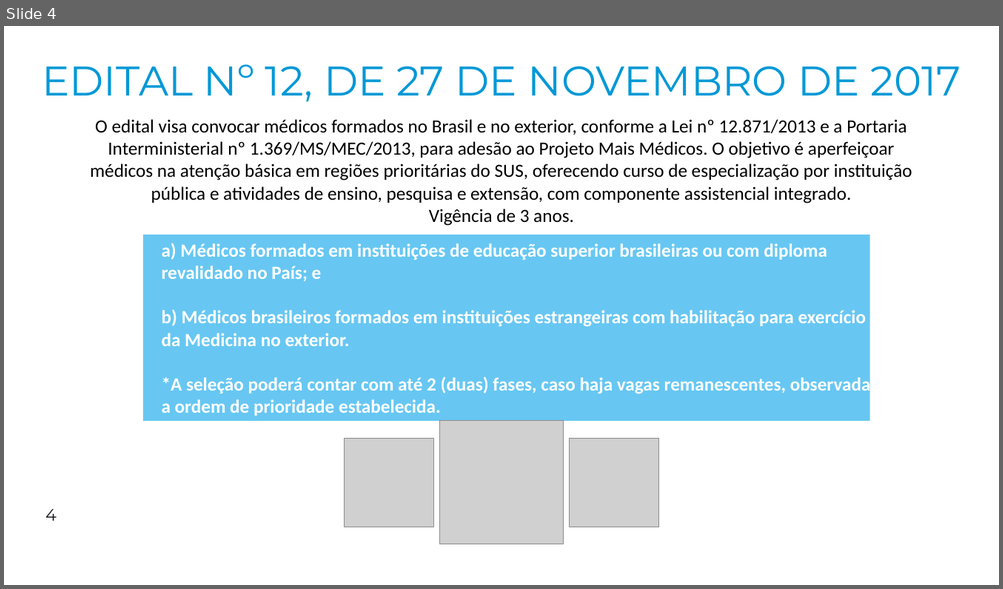
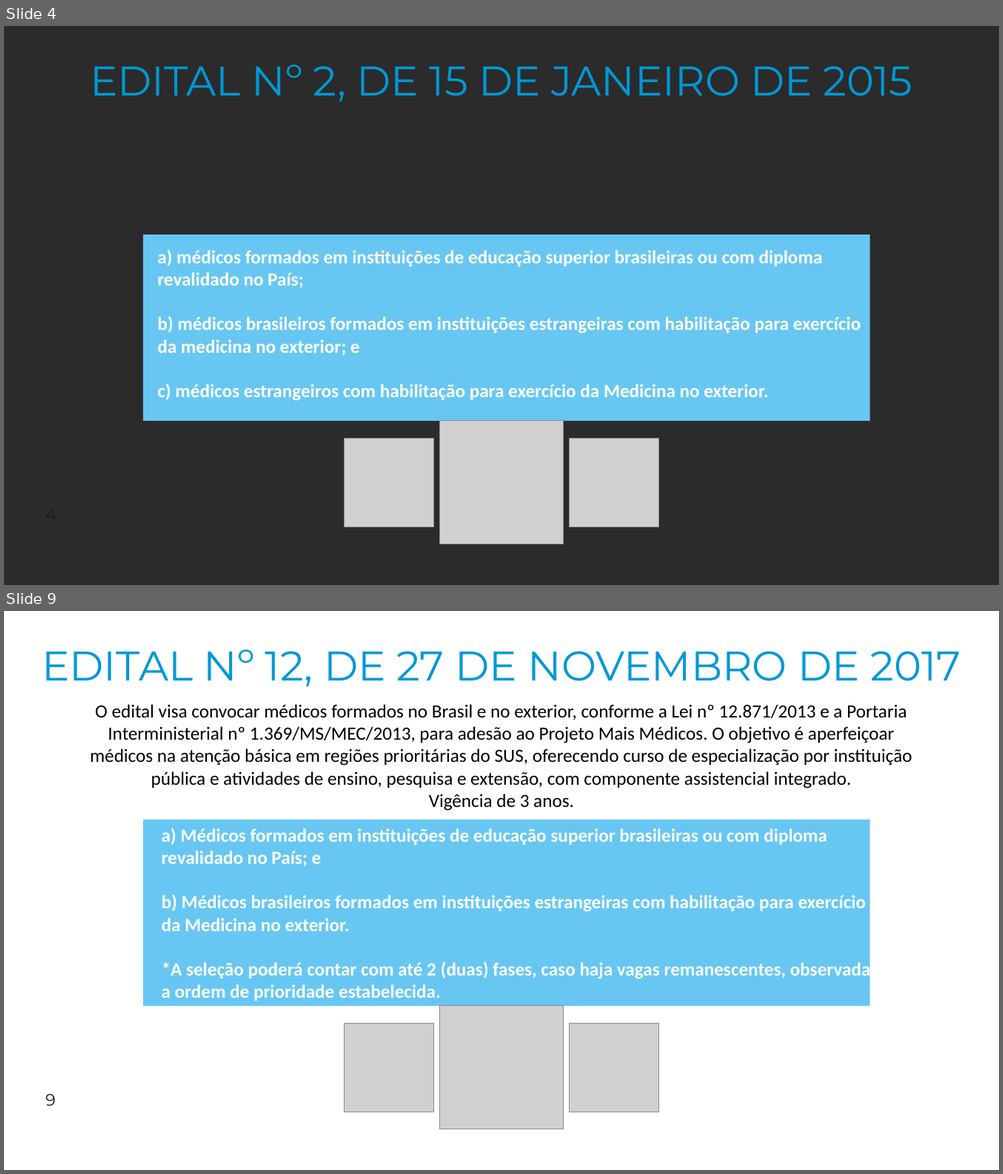
Before and after one commit to 4lefSantos/sa_maismedicos, a slide deck: 01_dados/Programa Mais Médicos.pptx. Shown one above the other, each under a label of ours: slide 4 before the commit, slides 4 and 9 after it; the slides between them are not shown. The pictures are 1003x589 and 1003x1174 pixels, drawn with LibreOffice and Linux fonts; fonts in the diff are those of the drawing; grey boxes stand for pictures; background and template pictures are left out; a plain dark background stands for a picture behind light text. Boxes give left, top, right and bottom in pixels: in the first picture for what was removed or moved away, otherwise in the second. Text is boxed around its words. In the diff, an @@ line names an element or a change of style, - is before the commit and + after.

```diff
--- a/01_dados/Programa Mais Médicos.pptx
+++ b/01_dados/Programa Mais Médicos.pptx
@@ slide 4 added at (4,26,999,585), background picture (left out) @@
@@ title added at (90,64,913,101), 40 pt, text #0098D6 @@
+EDITAL Nº 2, DE 15 DE JANEIRO DE 2015
@@ rectangle added at (143,235,870,421), fill #67C7F2 @@
@@ text added at (157,249,860,400), 18 pt, text #FFFFFF, bold @@
+a) médicos formados em instituições de educação superior brasileiras ou com diploma revalidado no País;
+b) médicos brasileiros formados em instituições estrangeiras com habilitação para exercício da medicina no exterior; e
+c) médicos estrangeiros com habilitação para exercício da Medicina no exterior.
@@ picture added at (440,421,563,545) @@
@@ picture added at (344,439,434,528) @@
@@ picture added at (569,439,659,528) @@
@@ page number added at (38,500,262,531), 16 pt, text #18191E @@
+4
@@ what was slide 4 is now slide 9 @@
@@ page number at (45,1094,56,1106): text changed @@
-4
+9
```
Also in this commit, not shown: 1 slide changed, 4 other slides added, 1 other file.
